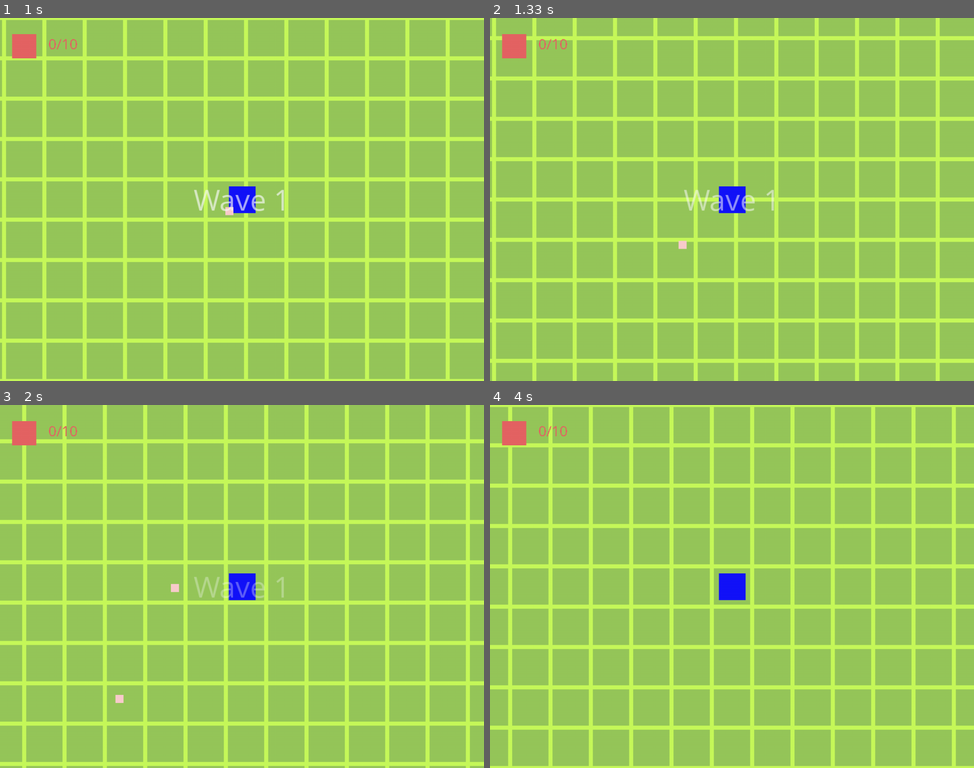
Above: before the commit, frames 1-4 (two rows, left to right).
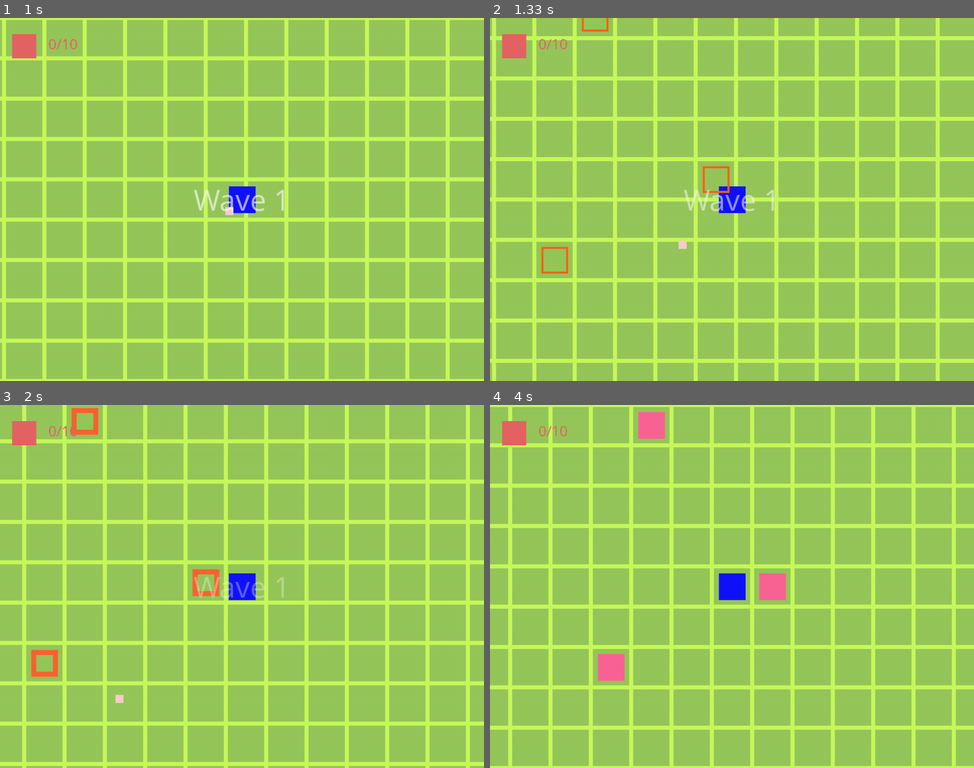
Above: after the commit, the same moments.

Repository: Hariokl/Pygame-2023
Game: pygame game, started from main.py
The game is run twice, just before and just after one commit, with the same random seed, the same clock (stepped at 60 frames per second) and the same inputs.
Inputs (mouse positions are in pixels of both pictures, inside the frame that each line leads up to):
- Up to frame 1 (1 s): hold D 0.33-0.8 s; click (222, 214) at 0.88 s
- Up to frame 2 (1.33 s): hold W from 1.17 s (still down); move the mouse to (886, 188) at 1.2 s
- Up to frame 3 (2 s): release W at 1.47 s; click (125, 590) at 1.55 s; hold D from 1.83 s (still down)
- Up to frame 4 (4 s): release D at 2.3 s; hold A 2.33-2.87 s; hold S 2.9-3.2 s; hold A 3.23-3.63 s; hold W from 3.67 s (still down)

Frame 1 is identical in both runs. In frame 2, 0.4% of the frame differs, in the area x 10-50%, y 0-71%; in frame 3, 0.8%; in frame 4, 1.3%, in the area x 22-62%, y 1-76%.

Commit message:
Made enemies smarter

Diff:
--- a/A_star.py
+++ b/A_star.py
@@ -7,8 +7,6 @@
     graph = {}
     for y in range(len(grid)):
         for x in range(len(grid[y])):
-            # if grid[y][x] in [0, 100]:
-            #     continue
             graph[(x, y)] = graph.get((x, y), []) + get_neigh_nodes(x, y)
 
 
@@ -41,6 +39,7 @@
         if cur_node not in graph:
             print(cur_node, graph)
             print((int(cur_node[0]), int(cur_node[1])) in graph, i)
+
         neigh_nodes = graph[cur_node]
         for neigh in neigh_nodes:
             neigh_cost, neigh_node = neigh
--- a/enemy.py
+++ b/enemy.py
@@ -39,6 +39,7 @@
         self.spawn_stop = False
         self.way = None
         self.last_way = None
+        self.player_was_at = None
 
         Enemy.number_of_enemies += 1
 
@@ -56,19 +57,10 @@
         pos = self.rect.center
         x1, y1 = center[0] - pos[0], center[1] - pos[1]
 
-        # x- and y-movement
-        x, y = 0, 0
-
         # this is detect-radius, and if enemy is in it, then move
         radius = st.TILES_WH * 20
         if x1 ** 2 + y1 ** 2 <= radius ** 2:
             self.new_move()
-            # here "5" is constant for false-detection (or however it's called)
-            # if abs(x1) > 5:
-            #     x = 1 if x1 - 5 > 0 else -1
-            # if abs(y1) > 5:
-            #     y = 1 if y1 - 5 > 0 else -1
-            # self.move(x, y)
 
         # update the position
         self.rect.center = st.positions[self.i]
@@ -101,7 +93,6 @@
             self.destroy()
 
     def destroy(self):
-        from levels import Level
         # need to change this
         st.available_i.append(self.i)
         st.available_i = sorted(list(set(st.available_i)))
@@ -113,74 +104,25 @@
         Enemy.number_of_killed += 1
         self.kill()
 
-    # Used to be with Borders
-    # def new_move(self, x, y):
-    #     for i, border in enumerate([map.Borders.b_borders, map.Borders.t_borders, map.Borders.r_borders, map.Borders.l_borders]):
-    #         if pg.sprite.collide_mask(self, border):
-    #             x += x ** 2 * (1 if i == 3 else (-1 if i == 2 else 0))
-    #             y += y ** 2 * (1 if i == 1 else (-1 if i == 0 else 0))
-    #     v = max(st.TILES_WH // 30, 1)
-    #     st.positions[self.i] += x * v, y * v
-
     def new_move(self):
         self_pos = st.pos_to_tiles_plus_check(st.positions[self.i])
         if self_pos is not None:
-            self.way = A_star.a_star_algorithm(self_pos, st.pos_to_tiles((st.WIDTH // 2, st.HEIGHT // 2)))
-        if self.way is None:
+            player_at = st.pos_to_tiles((st.WIDTH // 2, st.HEIGHT // 2))
+            if self.player_was_at is None or self.player_was_at != player_at:
+                self.player_was_at = player_at
+                self.way = A_star.a_star_algorithm(self_pos, player_at)
+            else:
+                self.way = self.way[1:]
+        if not self.way:
             return
         if len(self.way) == 1:
             return
         v = max(st.TILES_WH // 30, 1)
         vx, vy = self.way[1][0] - self.way[0][0], self.way[1][1] - self.way[0][1]
         if abs(vx+vy) != 1:
-            vx, vy = vx * 0.7, vy * 0.7
+            vx, vy = vx * 0.8, vy * 0.8
         vx, vy = vx * v, vy * v
         st.positions[self.i] += (vx, vy)
-
-    # def move(self, x, y):
-    #     # preparations
-    #     v = max(st.TILES_WH // 30, 1)
-    #     offset = st.TILES_WH // 10
-    #
-    #     if self.time_county <= 3:
-    #         st.positions[self.i] += self.last_vxy[0]*v, self.last_vxy[1]*v
-    #         self.time_county += 1
-    #         return
-    #     self.time_county -= 3
-    #
-    #     # player's and board's pos
-    #     left, top, right, bottom = *self.rect.topleft, *self.rect.bottomright
-    #     b_left, b_top = st.positions[0]
-    #
-    #     # positions and offset
-    #     t_bt = (top - b_top) / st.TILES_WH
-    #     b_bt = (bottom - b_top) / st.TILES_WH
-    #     l_bl = (left - b_left) / st.TILES_WH
-    #     r_bl = (right - b_left) / st.TILES_WH
-    #     offset_tiles = offset / st.TILES_WH
-    #
-    #     # hit wall? great, now go back, Monkey
-    #     ox, oy = 0, 0
-    #     if st.map_tiles[int(t_bt)][int(l_bl - offset_tiles)] == "02":
-    #         ox += 1
-    #     elif st.map_tiles[int(t_bt)][int(r_bl + offset_tiles)] == "02":
-    #         ox -= 1
-    #     elif st.map_tiles[int(b_bt)][int(l_bl - offset_tiles)] == "02":
-    #         ox += 1
-    #     elif st.map_tiles[int(b_bt)][int(r_bl + offset_tiles)] == "02":
-    #         ox -= 1
-    #
-    #     if st.map_tiles[int(t_bt - offset_tiles)][int(l_bl)] == "02":
-    #         oy += 1
-    #     elif st.map_tiles[int(b_bt + offset_tiles)][int(l_bl)] == "02":
-    #         oy -= 1
-    #     elif st.map_tiles[int(t_bt - offset_tiles)][int(r_bl)] == "02":
-    #         oy += 1
-    #     elif st.map_tiles[int(b_bt + offset_tiles)][int(r_bl)] == "02":
-    #         oy -= 1
-    #
-    #     st.positions[self.i] += ((x + ox) * v, (y + oy) * v)
-    #     self.last_vxy = ((x + ox), (y + oy))
 
 
 def spawn_enemies(positions, monster_hp):
--- a/levels.py
+++ b/levels.py
@@ -14,7 +14,7 @@
         self.wave = 1
         self.time = 0
 
-        self.spawn_rate = 0.1 * 1000
+        self.spawn_rate = 0.1
         self.max_number_of_monsters_per_wave = 10
         self.number_of_monsters_per_wave = 0
         self.number_of_killed = 0
@@ -36,8 +36,8 @@
             if self.number_of_monsters_per_wave == self.max_number_of_monsters_per_wave and enemy.Enemy.number_of_enemies == 0:
                 self.update_wave()
             self.monsters_hp = (self.monsters_standard_hp * self.level) * self.amplifier ** self.time
-            # self.spawn_rate = 1 - 0.985 ** self.time
             [ms.update() for ms in MonsterSpawner.monsterSpawners]
+            print(f"\r{self.number_of_monsters_per_wave}", end="")
             self.monsters_spawn_time = 4 / (self.time / 150 + 1)
             self.spawn_per_frame = 0
 
@@ -60,7 +60,6 @@
     def update(self):
         level = Level.level
         where = ((self.t_pos[0] - st.WIDTH // st.TILES_WH) ** 2 + (self.t_pos[1] - st.HEIGHT // st.TILES_WH) ** 2) / 10
-        print(where)
         if level.number_of_monsters_per_wave < level.max_number_of_monsters_per_wave:
             if random() * where <= level.spawn_rate:
                 enemy.spawn_enemies([self.t_pos], level.monsters_hp)
--- a/map.py
+++ b/map.py
@@ -25,47 +25,6 @@
         self.rect.topleft = st.positions[self.i]
 
 
-# class Borders(pg.sprite.Sprite):
-#     l_borders = pg.sprite.Sprite()
-#     t_borders = pg.sprite.Sprite()
-#     r_borders = pg.sprite.Sprite()
-#     b_borders = pg.sprite.Sprite()
-#     all_sprites = pg.sprite.Group()
-#
-#     def __init__(self, size):
-#         pg.sprite.Sprite.__init__(self)
-#
-#         for border in [Borders.b_borders, Borders.t_borders, Borders.r_borders, Borders.l_borders]:
-#             border.image = pg.Surface(size,  pg.SRCALPHA, 32).convert_alpha()
-#             border.image.fill((0, 0, 0, 0))
-#             Borders.all_sprites.add(border)
-#
-#         Borders.t_borders.image
-#
-#     def configuration(self):
-#         for border in [Borders.b_borders, Borders.t_borders, Borders.r_borders, Borders.l_borders]:
-#             border.rect = border.image.get_rect()
-#             border.mask = pg.mask.from_surface(border.image)
-#             border.update = self.update
-#             st.all_sprites.add(border)
-#
-#             border.i = st.available_i[0]
-#             st.available_i.remove(border.i)
-#
-#     def draw_tiles_edges(self, x, y, twh):
-#         tiles = st.TILES_WH
-#         xywh = [(tiles*x, tiles*(y+1)-twh, tiles, twh), (tiles*x, tiles*y, tiles, twh),
-#                 (tiles*(x+1)-twh, tiles*y, twh, tiles), (tiles*x, tiles*y, twh, tiles)]
-#         i = 0
-#         for border in [Borders.b_borders, Borders.t_borders, Borders.r_borders, Borders.l_borders]:
-#             pg.draw.rect(border.image, (0, 0, 0), xywh[i], 0)
-#             i += 1
-#
-#     def update(self):
-#         for border in [Borders.b_borders, Borders.t_borders, Borders.r_borders, Borders.l_borders]:
-#             border.rect.topleft = st.positions[0]
-
-
 def draw_map(tmap):
     map = pg.Surface((len(tmap[0])*st.TILES_WH, len(tmap)*st.TILES_WH))
     twh = st.TILES_WH // 20
@@ -78,7 +37,7 @@
             color, color1 = get_color(x)
             grid[j][i] = 1
             if x == "02":
-                grid[j][i] = 100  # here the bigger this value the fewer errors may occur
+                grid[j][i] = 1000  # here the bigger this value the fewer errors may occur
             if x == "11":
                 MonsterSpawner((i, j))
             if x == "10":
@@ -87,24 +46,6 @@
             pg.draw.rect(map, color, (i*st.TILES_WH, j*st.TILES_WH, st.TILES_WH, st.TILES_WH), 0)
             pg.draw.rect(map, color1, (i*st.TILES_WH+twh, j*st.TILES_WH+twh, st.TILES_WH-twh*2, st.TILES_WH-twh*2), 0)
 
-            # # left, right, up, down
-            # asX = associate[x]
-            # up, down, right, left = tmap[j - 1][i] in asX, tmap[j + 1][i] in asX, \
-            #                         tmap[j][i + 1] in asX, tmap[j][i - 1] in asX
-            # pg.draw.rect(map, color1, (i*st.TILES_WH+twh * (1 - left), j*st.TILES_WH+twh,
-            #                            st.TILES_WH - twh * (2 - right - left), st.TILES_WH - twh * 2))
-            # pg.draw.rect(map, color1, (i*st.TILES_WH+twh, j*st.TILES_WH+twh * (1 - up),
-            #                            st.TILES_WH - twh * 2, st.TILES_WH - twh * (2 - up - down)))
-            #
-            # # corners
-            # pg.draw.rect(map, color1, (i*st.TILES_WH+twh * (1 - left * up * (tmap[j - 1][i - 1] in asX)),
-            #                            j*st.TILES_WH, twh * left * up * (tmap[j - 1][i - 1] in asX), twh))
-            # pg.draw.rect(map, color1, ((i+1)*st.TILES_WH-twh * (down * right * (tmap[j + 1][i + 1] in asX)),
-            #                            (j+1)*st.TILES_WH - twh, twh * down * right * (tmap[j + 1][i + 1] in asX), twh))
-            # pg.draw.rect(map, color1, ((i+1)*st.TILES_WH-twh * (right * up * (tmap[j - 1][i + 1] in asX)),
-            #                            j*st.TILES_WH, twh * right * up * (tmap[j - 1][i + 1] in asX), twh))
-            # pg.draw.rect(map, color1, (i*st.TILES_WH+twh * (1 - left * down * (tmap[j + 1][i - 1] in asX)),
-            #                            (j+1)*st.TILES_WH - twh, twh * left * down * (tmap[j + 1][i - 1] in asX), twh))
     # borders.configuration()
     A_star.setup(grid)
     return map, player_pos
--- a/projectile.py
+++ b/projectile.py
@@ -57,6 +57,7 @@
             if self.rect.colliderect(enemy.rect):
                 self.destroy()
                 enemy.take_damage(self.damage)
+                break
 
     def destroy(self):
         # need to change this
--- a/settings.py
+++ b/settings.py
@@ -59,7 +59,7 @@
 def pos_to_tiles_plus_check(pos):
     pos2 = tiles_to_pos((int((pos[0] - positions[0][0]) // TILES_WH), int((pos[1] - positions[0][1]) // TILES_WH)))
     pos2 = pos2[0] + TILES_WH // 2, pos2[1] + TILES_WH // 2
-    rad = TILES_WH // 30
+    rad = TILES_WH // 40
     if not check_in_rad(pos, pos2, rad):
         return None
     return int((pos[0] - positions[0][0]) // TILES_WH), int((pos[1] - positions[0][1]) // TILES_WH)
